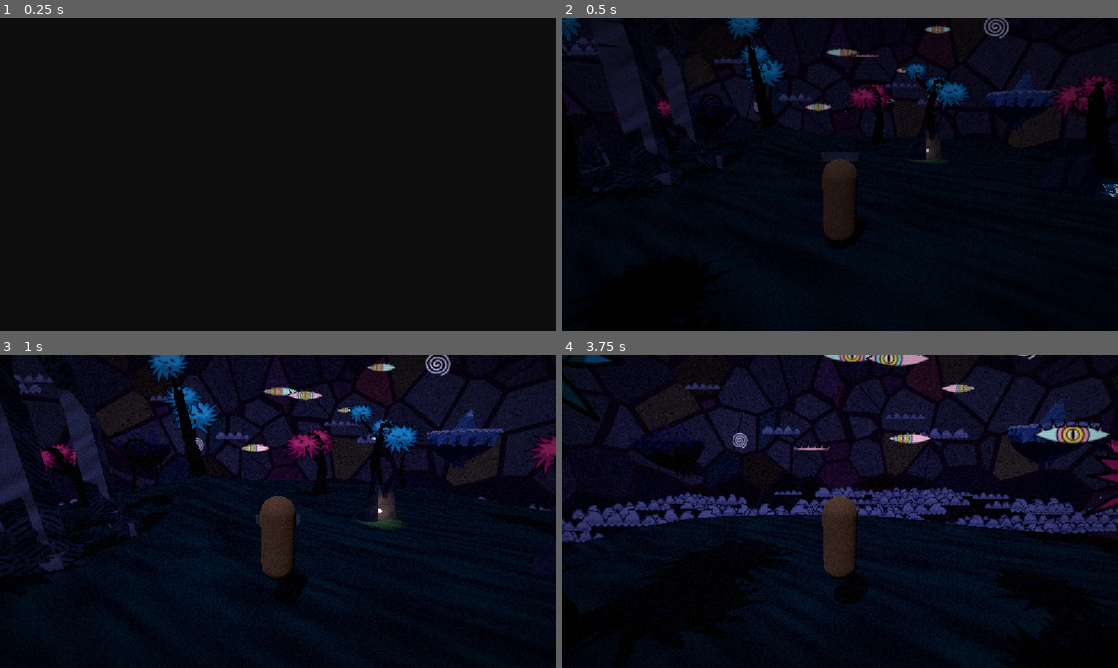
Above: before the commit, frames 1-4 (two rows, left to right).
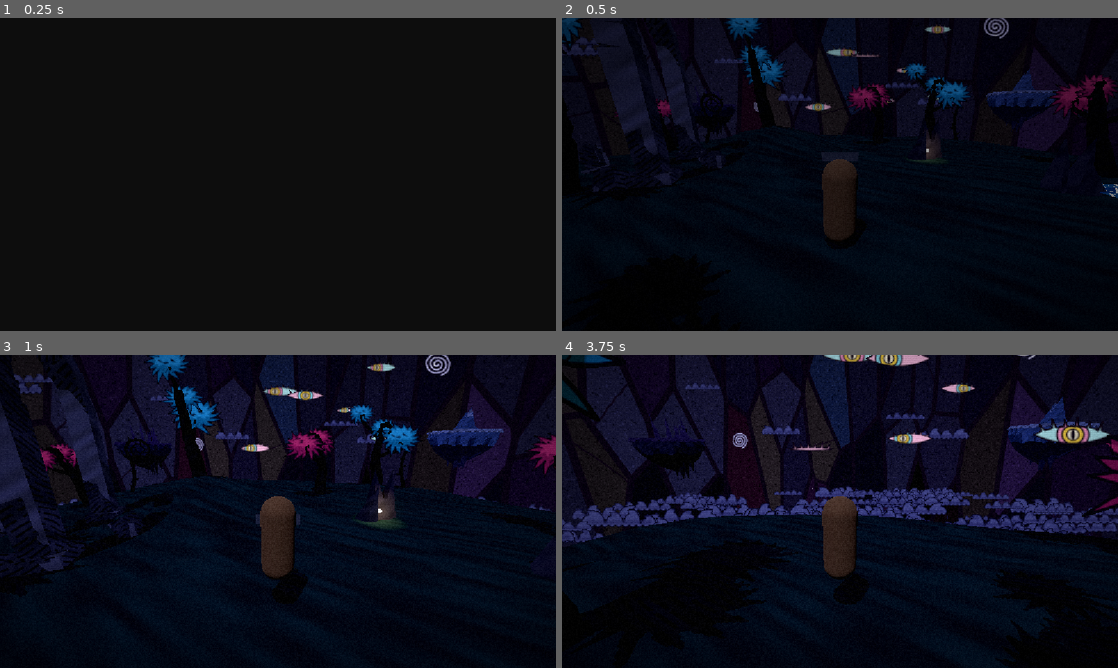
Above: after the commit, the same moments.

Repository: JackVoltaire/Dhull-Garden
Game: Godot game, scene res://scenes/main/main.tscn
The game is run twice, just before and just after one commit, with the same random seed, the same clock (stepped at 60 frames per second) and the same inputs.
Inputs (mouse positions are in pixels of both pictures, inside the frame that each line leads up to):
- Up to frame 1 (0.25 s): no input
- Up to frame 2 (0.5 s): no input
- Up to frame 3 (1 s): tap Enter at 0.5 s; move the mouse to (305, 511) at 0.52 s; hold W (move_forward) from 0.53 s (still down); hold E (interact) from 0.53 s (still down); tap Space (jump) at 0.77 s
- Up to frame 4 (3.75 s): keep holding W (move_forward); move the mouse to (812, 511) at 1.27 s; release E (interact) at 1.28 s; tap Shift (sprint) at 1.35, 2.85 s; tap Space (jump) at 1.52, 3.02 s; move the mouse to (851, 505) at 2.02 s; hold E (interact) 2.03-2.78 s; move the mouse to (834, 517) at 2.77 s; move the mouse to (878, 514) at 3.52 s; hold E (interact) from 3.53 s (still down)

Frame 1 is identical in both runs. In frame 2, 0.6% of the frame differs, in the area x 16-100%, y 0-43%; in frame 3, 5.8%; in frame 4, 8.1%, in the area x 0-100%, y 0-62%.

Commit message:
Shatter the sky into long, thin shards
The shards are laid out by azimuth and elevation and stretched three
and a half times taller than wide, so they run from the horizon up to
a broken-out hole at the top of the sky, like glass shattered from
there. Lead is measured in radians of sky, so it keeps one width along
long and short edges, and the grid wraps round so the shards meet up.

Co-Authored-By: Claude Opus 5.5 <noreply@anthropic.com>

Diff:
--- a/assets/shaders/stained_glass_sky.gdshader
+++ b/assets/shaders/stained_glass_sky.gdshader
@@ -1,18 +1,24 @@
-// The sky as a speckled mosaic of broken stained glass: shards of colored glass held in dark lead,
-// some cracked and a few missing. Each shard takes its color from the sky gradient where it sits
-// (top_color, horizon_color, ground_color, which SkyCycle sets by time of day), tinted towards
-// the moodboard's reds, blues, purples and gold. Shards near the sun or moon glow, as if lit from
-// behind.
+// The sky as a speckled mosaic of broken stained glass: long, thin shards of colored glass held
+// in dark lead, running from the horizon up towards a broken-out hole at the top of the sky, as if
+// the glass shattered from there. Some shards are cracked and a few are missing. Each shard takes
+// its color from the sky gradient where it sits (top_color, horizon_color, ground_color, which
+// SkyCycle sets by time of day), tinted towards the moodboard's reds, blues, purples and gold.
+// Shards near the sun or moon glow, as if lit from behind.
 shader_type sky;
 
 uniform vec4 top_color : source_color = vec4(0.15, 0.09, 0.36, 1.0);
 uniform vec4 horizon_color : source_color = vec4(0.44, 0.31, 0.7, 1.0);
 uniform vec4 ground_color : source_color = vec4(0.16, 0.1, 0.3, 1.0);
 uniform vec4 lead_color : source_color = vec4(0.07, 0.04, 0.1, 1.0);
-// Shards across one radian of sky; higher makes smaller shards.
-uniform float shard_density : hint_range(2.0, 40.0) = 7.0;
-// Width of the lead between shards, as a fraction of a shard.
-uniform float lead_width : hint_range(0.0, 0.3) = 0.07;
+// Shards side by side around the horizon. Keep it a whole number, so they meet up all the way
+// round.
+uniform float shards_around : hint_range(8.0, 200.0, 1.0) = 56.0;
+// How many times longer than wide a shard is.
+uniform float shard_aspect : hint_range(1.0, 8.0) = 3.5;
+// Width of the lead between shards, as a fraction of a shard's width.
+uniform float lead_width : hint_range(0.0, 0.5) = 0.12;
+// Radius, in degrees, of the hole at the top of the sky where the glass broke out.
+uniform float impact_radius : hint_range(0.0, 45.0) = 12.0;
 // Share of shards tinted towards an accent color, and how strongly.
 uniform float accent_share : hint_range(0.0, 1.0) = 0.35;
 uniform float accent_strength : hint_range(0.0, 1.0) = 0.45;
@@ -30,6 +36,8 @@
 uniform float backlight : hint_range(0.0, 2.0) = 0.7;
 
 const vec3 ACCENTS[4] = { vec3(0.85, 0.2, 0.35), vec3(0.2, 0.45, 0.95), vec3(0.6, 0.25, 0.9), vec3(1.0, 0.75, 0.25) };
+// Softens the edges of lead and cracks, in radians, about a pixel at common resolutions.
+const float EDGE_SOFTNESS = 0.003;
 
 vec3 hash3(vec3 p) {
 	p = vec3(dot(p, vec3(127.1, 311.7, 74.7)), dot(p, vec3(269.5, 183.3, 246.1)), dot(p, vec3(113.5, 271.9, 124.6)));
@@ -49,69 +57,85 @@
 	return result;
 }
 
-// Finds the shard around p: the nearest of the random points scattered one per unit cell, which
-// identifies the shard by its point and cell. Returns how far p is from the shard's edge, so the
-// lead between shards comes out straight and even, with sharp corners.
-float shard_edge_distance(vec3 p, out vec3 shard_point, out vec3 shard_cell) {
-	vec3 cell = floor(p);
-	vec3 to_nearest = vec3(8.0);
+// Random numbers for a grid cell. Cells repeat every shards_around steps sideways, so the shards
+// meet up where the azimuth wraps round.
+vec3 cell_random(vec2 cell, float salt) {
+	return hash3(vec3(mod(cell.x, shards_around), cell.y, salt));
+}
+
+// Finds the shard at a point of the shard grid: the cell of the nearest random point, one point
+// per grid cell. The grid is square, but each grid unit spans `scale` radians of sky, so shards
+// come out stretched. Returns how far the point is from the shard's edge, in radians of sky, so
+// the lead stays the same width all round.
+float shard_edge_distance(vec2 grid_point, vec2 scale, out vec2 shard_point, out vec2 shard_cell) {
+	vec2 cell = floor(grid_point);
+	vec2 to_nearest = vec2(8.0);
 	float nearest = 64.0;
 	for (int x = -1; x <= 1; x++) {
 		for (int y = -1; y <= 1; y++) {
-			for (int z = -1; z <= 1; z++) {
-				vec3 neighbor = cell + vec3(float(x), float(y), float(z));
-				vec3 to_point = neighbor + hash3(neighbor) - p;
-				float squared = dot(to_point, to_point);
-				if (squared < nearest) {
-					nearest = squared;
-					to_nearest = to_point;
-					shard_cell = neighbor;
-				}
+			vec2 neighbor = cell + vec2(float(x), float(y));
+			vec2 to_point = neighbor + cell_random(neighbor, 0.0).xy - grid_point;
+			float squared = dot(to_point, to_point);
+			if (squared < nearest) {
+				nearest = squared;
+				to_nearest = to_point;
+				shard_cell = neighbor;
 			}
 		}
 	}
-	shard_point = p + to_nearest;
+	shard_point = grid_point + to_nearest;
 
 	// Each edge lies halfway between the shard's point and a neighbor's, square to the line
-	// joining them.
+	// joining them. Its distance is measured in the grid, then converted to radians of sky along
+	// the edge's normal.
 	float edge = 8.0;
-	for (int x = -1; x <= 1; x++) {
-		for (int y = -1; y <= 1; y++) {
-			for (int z = -1; z <= 1; z++) {
-				vec3 neighbor = shard_cell + vec3(float(x), float(y), float(z));
-				vec3 to_point = neighbor + hash3(neighbor) - p;
-				vec3 between = to_point - to_nearest;
-				if (dot(between, between) > 0.00001) {
-					edge = min(edge, dot(0.5 * (to_nearest + to_point), normalize(between)));
-				}
+	for (int x = -2; x <= 2; x++) {
+		for (int y = -2; y <= 2; y++) {
+			vec2 neighbor = shard_cell + vec2(float(x), float(y));
+			vec2 to_point = neighbor + cell_random(neighbor, 0.0).xy - grid_point;
+			vec2 between = to_point - to_nearest;
+			if (dot(between, between) > 0.00001) {
+				vec2 normal = normalize(between);
+				float grid_distance = dot(0.5 * (to_nearest + to_point), normal);
+				edge = min(edge, grid_distance / length(normal / scale));
 			}
 		}
 	}
 	return edge;
 }
 
-vec3 gradient(vec3 direction) {
-	if (direction.y >= 0.0) {
-		return mix(horizon_color.rgb, top_color.rgb, smoothstep(0.0, 0.7, direction.y));
+vec3 direction_from(float azimuth, float elevation) {
+	return vec3(cos(elevation) * cos(azimuth), sin(elevation), cos(elevation) * sin(azimuth));
+}
+
+vec3 gradient(float height) {
+	if (height >= 0.0) {
+		return mix(horizon_color.rgb, top_color.rgb, smoothstep(0.0, 0.7, height));
 	}
-	return mix(horizon_color.rgb, ground_color.rgb, smoothstep(0.0, 0.25, -direction.y));
+	return mix(horizon_color.rgb, ground_color.rgb, smoothstep(0.0, 0.25, -height));
 }
 
 void sky() {
 	// Ambient light and reflections only need the overall colors, not the mosaic.
 	if (AT_CUBEMAP_PASS) {
-		COLOR = gradient(EYEDIR);
+		COLOR = gradient(EYEDIR.y);
 	} else {
-		vec3 shard_point;
-		vec3 shard_cell;
-		vec3 p = EYEDIR * shard_density;
-		float edge_distance = shard_edge_distance(p, shard_point, shard_cell);
-		vec3 random = hash3(shard_cell + 17.0);
-		vec3 random2 = hash3(shard_cell + 41.0);
+		float azimuth = atan(EYEDIR.z, EYEDIR.x);
+		float elevation = asin(clamp(EYEDIR.y, -1.0, 1.0));
+		float shard_width = TAU / shards_around;
+		// Circles of equal elevation shrink towards the top of the sky, and the shards with them.
+		vec2 scale = vec2(shard_width * max(cos(elevation), 0.01), shard_width * shard_aspect);
+		vec2 grid_point = vec2(azimuth, elevation) / vec2(shard_width, shard_width * shard_aspect);
+		vec2 shard_point;
+		vec2 shard_cell;
+		float edge_distance = shard_edge_distance(grid_point, scale, shard_point, shard_cell);
+		vec3 random = cell_random(shard_cell, 17.0);
+		vec3 random2 = cell_random(shard_cell, 41.0);
 
 		// One flat color per shard, from the gradient at its middle.
-		vec3 shard_direction = normalize(shard_point);
-		vec3 color = gradient(shard_direction);
+		float shard_elevation = shard_point.y * shard_width * shard_aspect;
+		vec3 shard_direction = direction_from(shard_point.x * shard_width, shard_elevation);
+		vec3 color = gradient(shard_direction.y);
 		if (random.x < accent_share) {
 			vec3 accent = ACCENTS[int(random.y * 4.0) % 4];
 			// Keep the shard's brightness, so accents tint the sky's mood rather than replace it.
@@ -129,20 +153,29 @@
 		float speck = value_noise(EYEDIR * speckle_density);
 		color *= 1.0 + (smoothstep(0.75, 0.85, speck) - smoothstep(0.25, 0.15, speck)) * speckle_strength;
 
-		// A broken-out shard: a dark hole with the odd glint.
-		if (random2.x < missing_share) {
+		// A broken-out shard, round the hole at the top or anywhere at random: dark, with the odd
+		// glint.
+		bool in_impact = shard_elevation > radians(90.0 - impact_radius);
+		bool missing = in_impact || random2.x < missing_share;
+		if (missing) {
 			color = lead_color.rgb * 1.6 + vec3(step(0.93, speck)) * 0.5;
 		}
 
-		// A crack: a thin line across the shard, through its middle, at a random angle.
+		// A crack: a thin, wavering line across the shard, through its middle, at a random angle.
 		float crack = 0.0;
-		if (random2.y < cracked_share && random2.x >= missing_share) {
-			vec3 across = normalize(cross(shard_direction, normalize(random2 - 0.5)));
-			float wobble = (value_noise(p * 6.0) - 0.5) * 0.08;
-			crack = 1.0 - smoothstep(0.012, 0.03, abs(dot(p - shard_point, across) + wobble));
+		if (!missing && random2.y < cracked_share) {
+			vec2 across = normalize(random2.xz - 0.5);
+			float wobble = (value_noise(EYEDIR * 60.0) - 0.5) * 0.006;
+			float distance_to_crack = abs(dot((grid_point - shard_point) * scale, across) + wobble);
+			crack = 1.0 - smoothstep(0.001, 0.001 + EDGE_SOFTNESS, distance_to_crack);
 		}
 
-		float lead = 1.0 - smoothstep(lead_width * 0.5, lead_width * 0.5 + 0.02, edge_distance);
+		float half_lead = lead_width * 0.5 * shard_width;
+		float lead = 1.0 - smoothstep(half_lead, half_lead + EDGE_SOFTNESS, edge_distance);
+		// The hole has no lead inside it, only round its rim.
+		if (in_impact) {
+			lead = 0.0;
+		}
 		COLOR = mix(color, lead_color.rgb, max(lead, crack * 0.85));
 	}
 }
Not shown, changed: README.md
